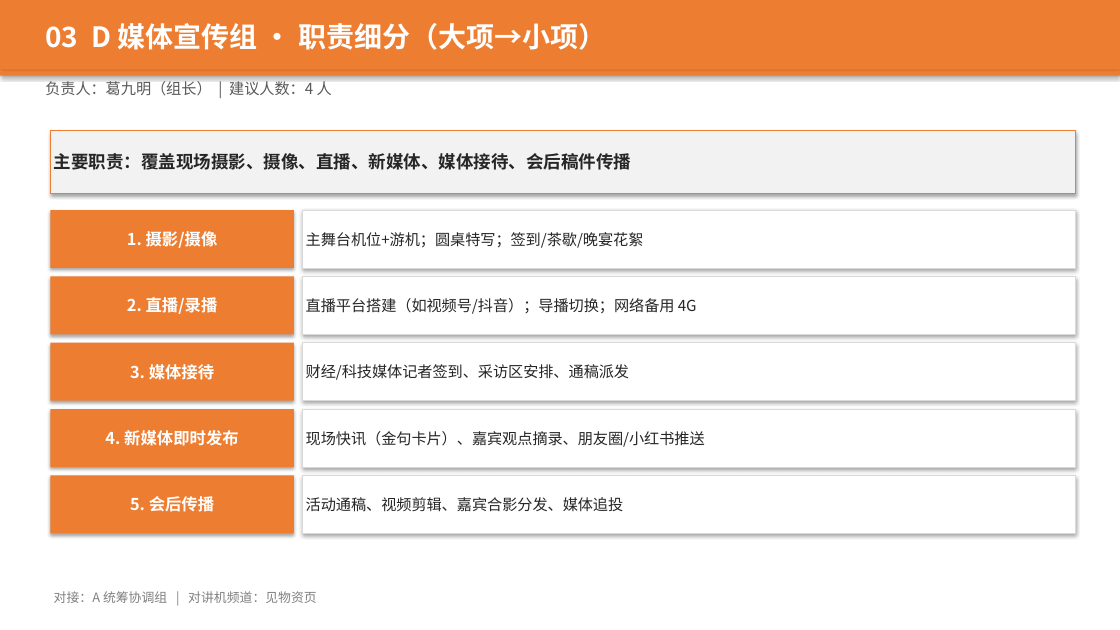
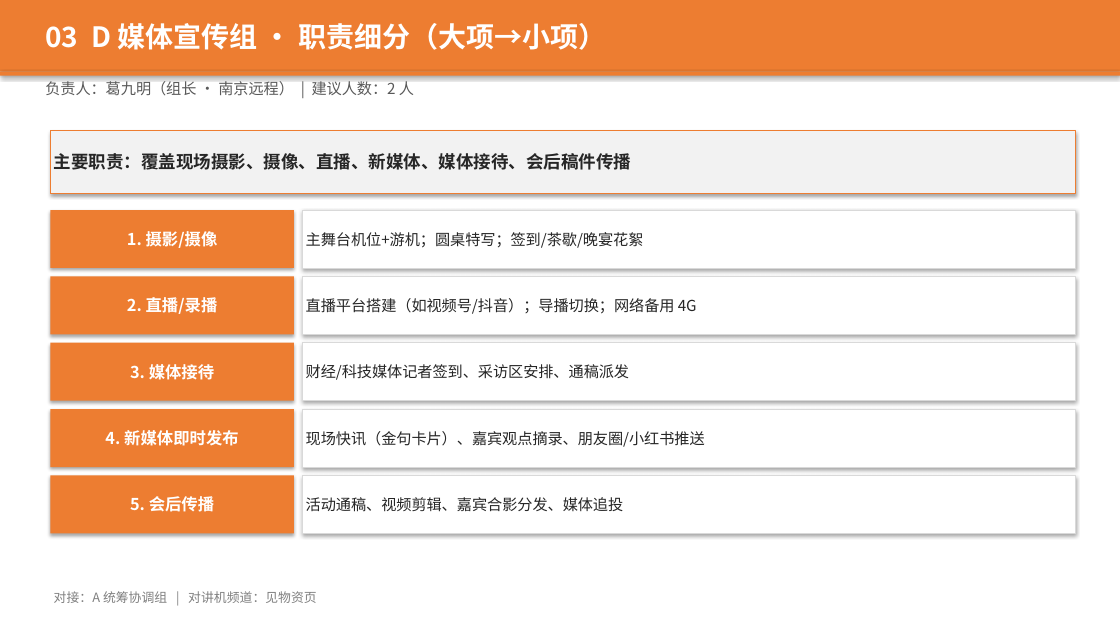
Before and after one commit to hujigang2010-maker/AIDEN, a slide deck: slide 8 of 2026峰会_志愿者分工方案.pptx. Drawn at 1120x630 pixels with LibreOffice and Linux fonts; fonts in the diff are those of the drawing. Boxes give left, top, right and bottom in pixels: in the first picture for what was removed or moved away, otherwise in the second. Text is boxed around its words. In the diff, an @@ line names an element or a change of style, - is before the commit and + after.

```diff
--- a/2026峰会_志愿者分工方案.pptx
+++ b/2026峰会_志愿者分工方案.pptx
@@ text at box(45, 79, 414, 95): text changed @@
-负责人：葛九明（组长） | 建议人数：4 人
+负责人：葛九明（组长 · 南京远程） | 建议人数：2 人
```
Also in this commit, not shown: 13 other slides changed, 2 other files.
